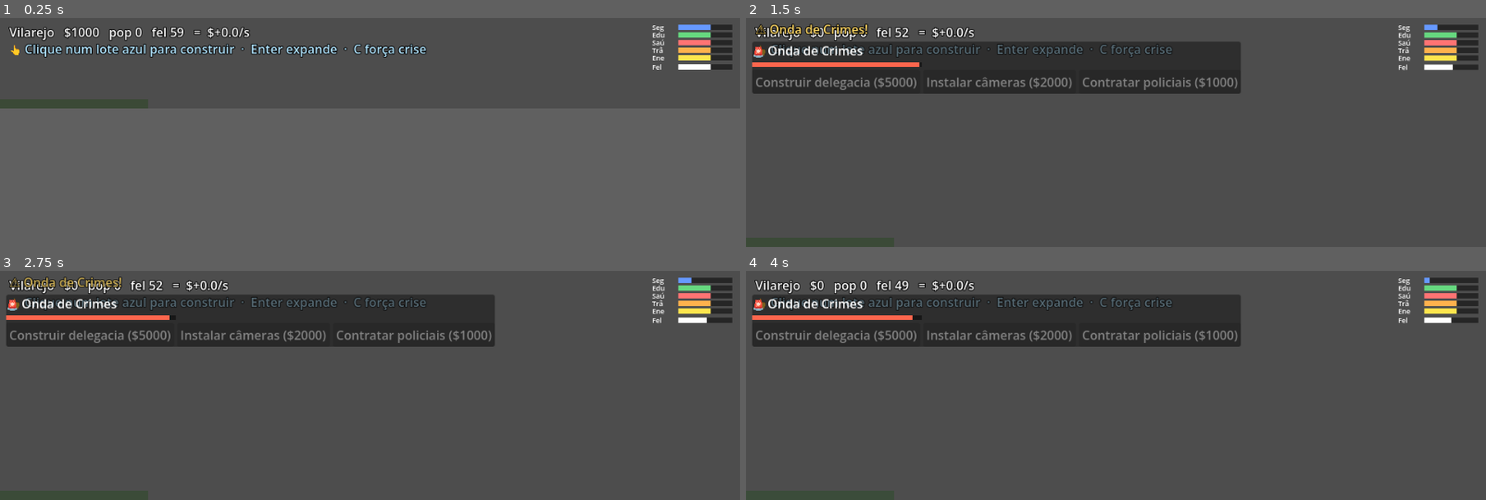
Above: before the commit, frames 1-4 (two rows, left to right).
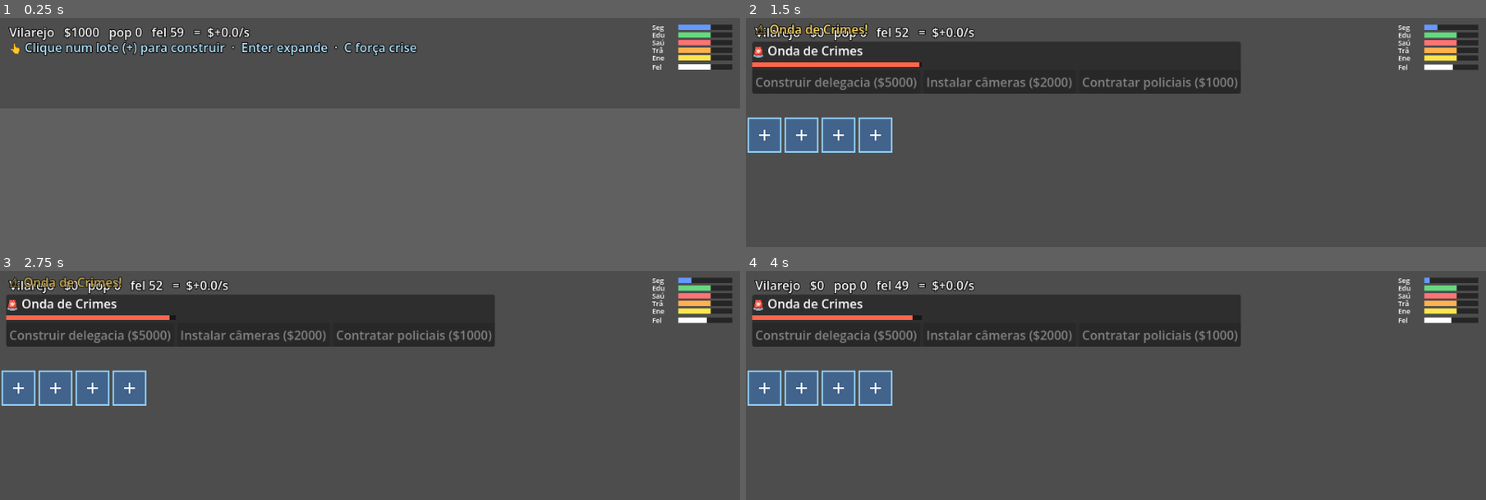
Above: after the commit, the same moments.

Repository: andrewsmedina/yourcity
Game: Godot game, scene res://scenes/main.tscn
Same seed, same stepped clock (60 frames per second), same inputs: the game is played once before the commit and once after it.
Inputs (mouse positions are in pixels of both pictures, inside the frame that each line leads up to):
- Up to frame 1 (0.25 s): no input
- Up to frame 2 (1.5 s): tap Enter (ui_accept) at 0.5, 0.77 s; move the mouse to (1278, 59) at 0.52 s; tap C at 0.6 s; click (1278, 59) at 0.67 s; click "Contratar policiais ($1000)" at 1.25 s
- Up to frame 3 (2.75 s): tap Enter (ui_accept) at 2 s; drag from (222, 321) to (333, 335) at 2.02 s
- Up to frame 4 (4 s): move the mouse to (1190, 296) at 2.77 s; tap C at 2.85 s; click (1190, 296) at 2.92 s; tap Enter (ui_accept) at 3.5 s; drag from (1079, 335) to (894, 303) at 3.52 s

The runs differ from the first frame. In frame 1, 1.7% of the frame differs, in the area x 1-58%, y 10-18%; in frame 2, 3.6%, in the area x 0-58%, y 11-59%; in frame 3, 3.6%; in frame 4, 3.6%.

Commit message:
Redesign build interaction: visible lot markers on their own layer
Empty lots were a faint ground strip washed out by the day/night tint, so
the city looked empty and unclickable. Move building into a BuildOverlay
Control on its own (untinted) CanvasLayer that draws a clear "+" marker on
each empty lot and handles clicks via gui_input, computing the slot from x.
Skyline now only renders built buildings. Lighten the night tint so the city
stays readable, hide the onboarding hint during a crisis, and make HUD labels
mouse-transparent. Layer order (build < HUD < crisis) keeps the crisis panel
clickable.

Co-Authored-By: Claude Opus 4.8 (1M context) <noreply@anthropic.com>

Diff:
--- a/scenes/main.tscn
+++ b/scenes/main.tscn
@@ -6,6 +6,7 @@
 [ext_resource type="Script" path="res://scripts/hud.gd" id="4_hud"]
 [ext_resource type="Script" path="res://scripts/indicator_bars.gd" id="5_bars"]
 [ext_resource type="Script" path="res://scripts/crisis_ui.gd" id="6_crisis"]
+[ext_resource type="Script" path="res://scripts/build_overlay.gd" id="7_build"]
 
 [node name="Main" type="Node2D"]
 script = ExtResource("1_main")
@@ -16,11 +17,19 @@
 [node name="Skyline" type="Node2D" parent="."]
 script = ExtResource("2_skyline")
 
+[node name="BuildLayer" type="CanvasLayer" parent="."]
+layer = 1
+
+[node name="BuildOverlay" type="Control" parent="BuildLayer"]
+script = ExtResource("7_build")
+
 [node name="HUD" type="CanvasLayer" parent="."]
+layer = 2
 script = ExtResource("4_hud")
 
 [node name="IndicatorBars" type="Control" parent="HUD"]
 script = ExtResource("5_bars")
 
 [node name="CrisisUI" type="CanvasLayer" parent="."]
+layer = 3
 script = ExtResource("6_crisis")
--- /dev/null
+++ b/scripts/build_overlay.gd
@@ -0,0 +1,104 @@
+extends Control
+
+## Build overlay (#16, #34). Draws a clear "+" marker on every empty buildable
+## lot and turns clicks into builds via a zone menu. Lives on its own CanvasLayer
+## so the markers stay bright regardless of the day/night tint and so GUI input
+## works reliably (per-slot Buttons under the skyline Node2D did not). Full-rect,
+## so it follows the window between idle (120) and expanded (300) automatically.
+
+const PIXEL_SCALE := 3
+
+const ZONE_LABEL := {
+	CitySim.Zone.RESIDENTIAL: "Residencial",
+	CitySim.Zone.COMMERCIAL: "Comercial",
+	CitySim.Zone.INDUSTRIAL: "Industrial",
+	CitySim.Zone.POLICE: "Delegacia",
+	CitySim.Zone.SCHOOL: "Escola",
+	CitySim.Zone.HOSPITAL: "Hospital",
+	CitySim.Zone.ROADS: "Vias",
+	CitySim.Zone.POWER: "Usina",
+}
+const SERVICE_ZONES := [
+	CitySim.Zone.POLICE, CitySim.Zone.SCHOOL, CitySim.Zone.HOSPITAL,
+	CitySim.Zone.ROADS, CitySim.Zone.POWER,
+]
+
+var _tile_px := 0
+var _menu: PopupMenu
+var _services: PopupMenu
+var _pending_slot := -1
+
+func _ready() -> void:
+	set_anchors_preset(Control.PRESET_FULL_RECT)
+	mouse_filter = Control.MOUSE_FILTER_PASS
+	_tile_px = CityTiles.TILE * PIXEL_SCALE
+	_build_menu()
+	City.city_changed.connect(queue_redraw)
+
+func _process(_delta: float) -> void:
+	queue_redraw()  # slots unlock as population grows
+
+func _draw() -> void:
+	var sim := City.sim
+	var baseline := size.y
+	for i in sim.slots.size():
+		if sim.slots[i] != null:
+			continue  # built lots are drawn by the skyline
+		var rect := Rect2(i * _tile_px + 3, baseline - _tile_px, _tile_px - 6, _tile_px - 4)
+		draw_rect(rect, Color(0.2, 0.5, 0.85, 0.45), true)
+		draw_rect(rect, Color(0.6, 0.85, 1.0, 0.95), false, 2.0)
+		var c := rect.get_center()
+		draw_line(c - Vector2(7, 0), c + Vector2(7, 0), Color.WHITE, 2.0)
+		draw_line(c - Vector2(0, 7), c + Vector2(0, 7), Color.WHITE, 2.0)
+
+func _gui_input(event: InputEvent) -> void:
+	if not (event is InputEventMouseButton and event.pressed
+			and event.button_index == MOUSE_BUTTON_LEFT):
+		return
+	var slot := int(event.position.x / _tile_px)
+	print("[build] click x=", event.position.x, " -> slot ", slot)
+	if slot < 0 or slot >= City.sim.slots.size() or City.sim.slots[slot] != null:
+		print("[build] slot ", slot, " not buildable (locked or occupied)")
+		return
+	_pending_slot = slot
+	_refresh_menu_locks()
+	_menu.position = DisplayServer.mouse_get_position()
+	_menu.reset_size()
+	_menu.popup()
+	accept_event()
+
+func _build_menu() -> void:
+	_menu = PopupMenu.new()
+	for z in [CitySim.Zone.RESIDENTIAL, CitySim.Zone.COMMERCIAL, CitySim.Zone.INDUSTRIAL]:
+		_menu.add_item(_item_label(z), z)
+	_services = PopupMenu.new()
+	for z in SERVICE_ZONES:
+		_services.add_item(_item_label(z), z)
+	_services.id_pressed.connect(_on_menu_id_pressed)
+	_menu.add_child(_services)
+	_menu.add_submenu_node_item("Serviços", _services)
+	_menu.id_pressed.connect(_on_menu_id_pressed)
+	add_child(_menu)
+
+func _refresh_menu_locks() -> void:
+	for menu: PopupMenu in [_menu, _services]:
+		for idx in menu.item_count:
+			var id: int = menu.get_item_id(idx)
+			if id < 0:
+				continue  # the "Serviços" submenu entry, not a zone
+			var unlocked := City.sim.is_zone_unlocked(id)
+			menu.set_item_disabled(idx, not unlocked)
+			var label := _item_label(id)
+			if not unlocked:
+				label += "  🔒 %s" % CitySim.PHASE_NAME[CitySim.ZONE_UNLOCK_PHASE[id]]
+			menu.set_item_text(idx, label)
+
+func _item_label(zone: int) -> String:
+	return "%s  ($%d)" % [ZONE_LABEL[zone], int(CitySim.ZONE_COST[zone])]
+
+func _on_menu_id_pressed(id: int) -> void:
+	if _pending_slot < 0:
+		return
+	var ok := City.build(id, _pending_slot)
+	print("[build] build zone ", id, " in slot ", _pending_slot, " -> ", ok)
+	_pending_slot = -1
--- a/scripts/day_night.gd
+++ b/scripts/day_night.gd
@@ -15,12 +15,13 @@
 func _ready() -> void:
 	# Color of the ambient light across the day. Offsets are fractions of a day.
 	_gradient.offsets = PackedFloat32Array([0.0, 0.25, 0.5, 0.75, 1.0])
+	# Kept bright enough that the city stays readable even at night.
 	_gradient.colors = PackedColorArray([
-		Color(0.20, 0.24, 0.45),  # midnight — cool blue
-		Color(0.95, 0.80, 0.65),  # dawn — warm
+		Color(0.55, 0.58, 0.75),  # midnight — dim cool blue
+		Color(0.95, 0.85, 0.70),  # dawn — warm
 		Color(1.0, 1.0, 1.0),     # noon — full daylight
-		Color(0.95, 0.65, 0.45),  # dusk — orange
-		Color(0.20, 0.24, 0.45),  # back to midnight
+		Color(0.95, 0.70, 0.55),  # dusk — orange
+		Color(0.55, 0.58, 0.75),  # back to midnight
 	])
 	_apply()
 
--- a/scripts/hud.gd
+++ b/scripts/hud.gd
@@ -10,17 +10,19 @@
 func _ready() -> void:
 	_label = Label.new()
 	_label.position = Vector2(12, 8)
+	_label.mouse_filter = Control.MOUSE_FILTER_IGNORE
 	_label.add_theme_color_override("font_color", Color.WHITE)
 	_label.add_theme_color_override("font_outline_color", Color.BLACK)
 	_label.add_theme_constant_override("outline_size", 4)
 	add_child(_label)
 
 	_hint = Label.new()
-	_hint.position = Vector2(12, 30)
+	_hint.position = Vector2(12, 28)
+	_hint.mouse_filter = Control.MOUSE_FILTER_IGNORE
 	_hint.add_theme_color_override("font_color", Color(0.7, 0.9, 1.0))
 	_hint.add_theme_color_override("font_outline_color", Color.BLACK)
 	_hint.add_theme_constant_override("outline_size", 4)
-	_hint.text = "👆 Clique num lote azul para construir  ·  Enter expande  ·  C força crise"
+	_hint.text = "👆 Clique num lote (+) para construir  ·  Enter expande  ·  C força crise"
 	add_child(_hint)
 
 func _process(_delta: float) -> void:
@@ -29,5 +31,6 @@
 		CitySim.PHASE_NAME[s.phase()],
 		int(s.money), int(s.population), int(s.happiness()), s.net_per_sec(),
 	]
-	# Hint stays until the player builds their first zone.
-	_hint.visible = s.slots.all(func(slot): return slot == null)
+	# Hint stays until the player builds their first zone; hidden during a crisis
+	# so it doesn't overlap the decision panel.
+	_hint.visible = s.active_crises().is_empty() and s.slots.all(func(slot): return slot == null)
--- a/scripts/skyline.gd
+++ b/scripts/skyline.gd
@@ -1,13 +1,9 @@
 extends Node2D
 
-## City skyline AND build grid (issues #10, #12, #16). Each column is a build
-## slot mirrored from City.sim: locked slots are hidden, empty unlocked slots
-## show a faint lot, built slots show their zone's tile (tinted per kind) and
-## animate up from the ground when constructed.
-##
-## Clicks are captured by a Control on its own CanvasLayer (the canonical way to
-## do GUI input in Godot) rather than per-slot buttons parented to this Node2D,
-## which did not reliably receive input.
+## City skyline (issues #10, #12). Renders the built buildings mirrored from
+## City.sim: each occupied slot shows its zone's tile (tinted per kind) and
+## animates up from the ground when constructed. Empty/buildable lots and click
+## handling live in BuildOverlay; day/night tint lives in DayNight.
 
 const PIXEL_SCALE := 3
 const _GROW_TIME := 0.35
@@ -32,78 +28,19 @@
 	CitySim.Zone.ROADS: Color(0.8, 0.8, 0.8),
 	CitySim.Zone.POWER: Color(0.5, 1.0, 0.6),
 }
-const ZONE_LABEL := {
-	CitySim.Zone.RESIDENTIAL: "Residencial",
-	CitySim.Zone.COMMERCIAL: "Comercial",
-	CitySim.Zone.INDUSTRIAL: "Industrial",
-	CitySim.Zone.POLICE: "Delegacia",
-	CitySim.Zone.SCHOOL: "Escola",
-	CitySim.Zone.HOSPITAL: "Hospital",
-	CitySim.Zone.ROADS: "Vias",
-	CitySim.Zone.POWER: "Usina",
-}
-const SERVICE_ZONES := [
-	CitySim.Zone.POLICE, CitySim.Zone.SCHOOL, CitySim.Zone.HOSPITAL,
-	CitySim.Zone.ROADS, CitySim.Zone.POWER,
-]
 
 var _tile_px := 0
 var _baseline := 0.0
 var _sprites: Array[Sprite2D] = []
 var _built_state: Array = []  # last-rendered slot contents, for change detection
-var _menu: PopupMenu
-var _services: PopupMenu
-var _pending_slot := -1
 
 func _ready() -> void:
 	_tile_px = CityTiles.TILE * PIXEL_SCALE
 	_baseline = get_viewport_rect().size.y
 	_build_columns()
-	_build_menu()
-	_build_input_layer()
 	City.city_changed.connect(refresh)
 	get_viewport().size_changed.connect(_reflow)
 	refresh()
-
-func _build_input_layer() -> void:
-	var layer := CanvasLayer.new()
-	layer.layer = 0  # below HUD/crisis so the crisis panel keeps click priority
-	add_child(layer)
-	var ctl := Control.new()
-	ctl.set_anchors_preset(Control.PRESET_FULL_RECT)
-	ctl.mouse_filter = Control.MOUSE_FILTER_PASS
-	ctl.gui_input.connect(_on_build_input)
-	layer.add_child(ctl)
-
-func _build_menu() -> void:
-	_menu = PopupMenu.new()
-	for z in [CitySim.Zone.RESIDENTIAL, CitySim.Zone.COMMERCIAL, CitySim.Zone.INDUSTRIAL]:
-		_menu.add_item(_item_label(z), z)
-	_services = PopupMenu.new()
-	for z in SERVICE_ZONES:
-		_services.add_item(_item_label(z), z)
-	_services.id_pressed.connect(_on_menu_id_pressed)
-	_menu.add_child(_services)
-	_menu.add_submenu_node_item("Serviços", _services)
-	_menu.id_pressed.connect(_on_menu_id_pressed)
-	add_child(_menu)
-
-## Disable zones not yet unlocked at the current phase, with a lock hint (#39).
-func _refresh_menu_locks() -> void:
-	for menu: PopupMenu in [_menu, _services]:
-		for idx in menu.item_count:
-			var id: int = menu.get_item_id(idx)
-			if id < 0:
-				continue  # the "Serviços" submenu entry, not a zone
-			var unlocked := City.sim.is_zone_unlocked(id)
-			menu.set_item_disabled(idx, not unlocked)
-			var label := _item_label(id)
-			if not unlocked:
-				label += "  🔒 %s" % CitySim.PHASE_NAME[CitySim.ZONE_UNLOCK_PHASE[id]]
-			menu.set_item_text(idx, label)
-
-func _item_label(zone: int) -> String:
-	return "%s  ($%d)" % [ZONE_LABEL[zone], int(CitySim.ZONE_COST[zone])]
 
 func _build_columns() -> void:
 	var width := int(get_viewport_rect().size.x)
@@ -111,6 +48,7 @@
 	for i in count:
 		var spr := Sprite2D.new()
 		spr.centered = false
+		spr.visible = false
 		spr.scale = Vector2(PIXEL_SCALE, 0.0)
 		spr.position = Vector2(i * _tile_px, _baseline)
 		add_child(spr)
@@ -127,60 +65,26 @@
 	var sim := City.sim
 	for i in _sprites.size():
 		var spr := _sprites[i]
-		var unlocked := i < sim.slots.size()
-		spr.visible = unlocked
-		if not unlocked:
+		var zone = sim.slots[i] if i < sim.slots.size() else null
+		if zone == null:
+			spr.visible = false  # empty/locked — BuildOverlay shows the lot
 			_built_state[i] = null
 			continue
-		var zone = sim.slots[i]
-		if zone == null:
-			# Empty buildable lot — tint it light blue so it reads as clickable.
-			spr.texture = CityTiles.get_tile("ground")
-			spr.modulate = Color(0.7, 0.9, 1.0, 0.65)
+		spr.visible = true
+		spr.texture = CityTiles.get_tile(ZONE_TILE[zone])
+		spr.modulate = ZONE_TINT[zone]
+		if _built_state[i] != zone:
+			_animate_build(spr, i)
+		else:
 			spr.scale = Vector2(PIXEL_SCALE, PIXEL_SCALE)
 			spr.position = Vector2(i * _tile_px, _baseline - _tile_px)
-			_built_state[i] = null
-		else:
-			spr.texture = CityTiles.get_tile(ZONE_TILE[zone])
-			spr.modulate = ZONE_TINT[zone]
-			if _built_state[i] != zone:
-				_animate_build(spr)
-			else:
-				spr.scale = Vector2(PIXEL_SCALE, PIXEL_SCALE)
-				spr.position = Vector2(i * _tile_px, _baseline - _tile_px)
-			_built_state[i] = zone
+		_built_state[i] = zone
 
-func _animate_build(spr: Sprite2D) -> void:
+func _animate_build(spr: Sprite2D, column: int) -> void:
 	spr.scale = Vector2(PIXEL_SCALE, 0.0)
-	spr.position.y = _baseline
+	spr.position = Vector2(column * _tile_px, _baseline)
 	var tween := create_tween().set_parallel(true)
 	tween.tween_property(spr, "scale:y", float(PIXEL_SCALE), _GROW_TIME) \
 		.set_trans(Tween.TRANS_BACK).set_ease(Tween.EASE_OUT)
 	tween.tween_property(spr, "position:y", _baseline - _tile_px, _GROW_TIME) \
 		.set_trans(Tween.TRANS_BACK).set_ease(Tween.EASE_OUT)
-
-func _on_build_input(event: InputEvent) -> void:
-	if not (event is InputEventMouseButton and event.pressed
-			and event.button_index == MOUSE_BUTTON_LEFT):
-		return
-	var slot_index := int(event.position.x / _tile_px)
-	print("[build] click at x=", event.position.x, " -> slot ", slot_index)
-	_on_slot_pressed(slot_index)
-
-func _on_slot_pressed(slot_index: int) -> void:
-	var sim := City.sim
-	if slot_index < 0 or slot_index >= sim.slots.size() or sim.slots[slot_index] != null:
-		print("[build] slot ", slot_index, " not buildable (locked or occupied)")
-		return
-	_pending_slot = slot_index
-	_refresh_menu_locks()
-	_menu.position = DisplayServer.mouse_get_position()
-	_menu.reset_size()
-	_menu.popup()
-
-func _on_menu_id_pressed(id: int) -> void:
-	if _pending_slot < 0:
-		return
-	var ok := City.build(id, _pending_slot)  # id is the Zone value
-	print("[build] build zone ", id, " in slot ", _pending_slot, " -> ", ok)
-	_pending_slot = -1
Not shown: 1 places in scenes/main.tscn that only renumber resources
Not shown, added: scripts/build_overlay.gd.uid
